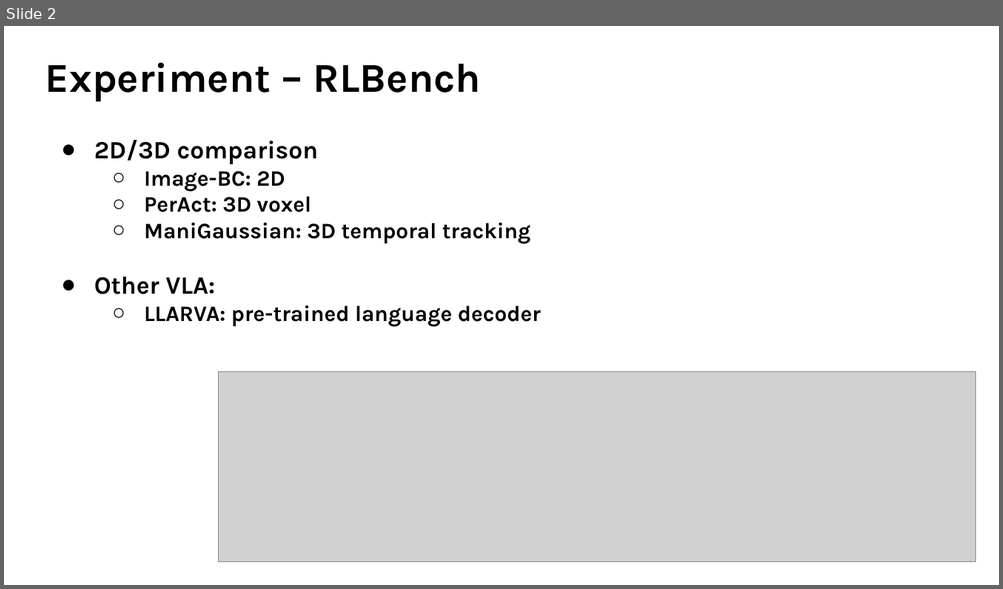
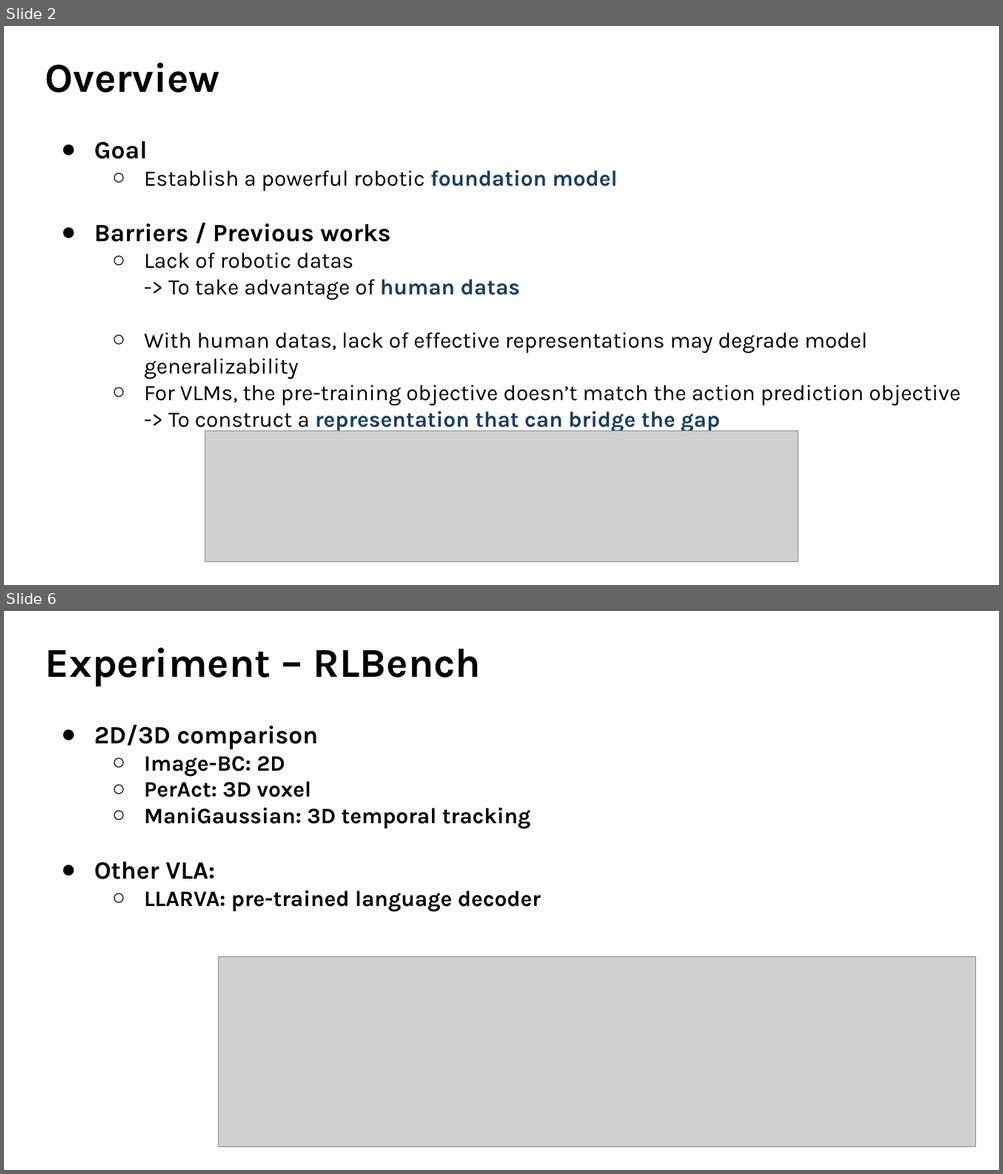
Before and after one commit to Lukelaitw/2025-VLL-undergraduate-research, a slide deck: week5/VLL_5_ARM4R_1124.pptx. Shown one above the other, each under a label of ours: slide 2 before the commit, slides 2 and 6 after it; the slides between them are not shown. The pictures are 1003x589 and 1003x1174 pixels, drawn with LibreOffice and Linux fonts; fonts in the diff are those of the drawing; grey boxes stand for pictures. Boxes give left, top, right and bottom in pixels: in the first picture for what was removed or moved away, otherwise in the second. Text is boxed around its words. In the diff, an @@ line names an element or a change of style, - is before the commit and + after.

```diff
--- a/week5/VLL_5_ARM4R_1124.pptx
+++ b/week5/VLL_5_ARM4R_1124.pptx
@@ slide 2 added at [4, 26, 999, 585], background #FFFFFF @@
@@ title added at [45, 62, 220, 93], 39.6 pt, text #000000, bold @@
+Overview
@@ text added at [94, 141, 960, 433], 21.3 pt, text #000000 @@
+● Goal
+  ○ Establish a powerful robotic foundation model
+● Barriers / Previous works
+  ○ Lack of robotic datas
+    -> To take advantage of human datas
+  ○ With human datas, lack of effective representations may degrade model generalizability
+  ○ For VLMs, the pre-training objective doesn’t match the action prediction objective
+    -> To construct a representation that can bridge the gap
@@ picture added at [205, 431, 798, 562] @@
@@ what was slide 2 is now slide 6 @@
```
Also in this commit, not shown: 1 slide changed, 3 other slides added.
